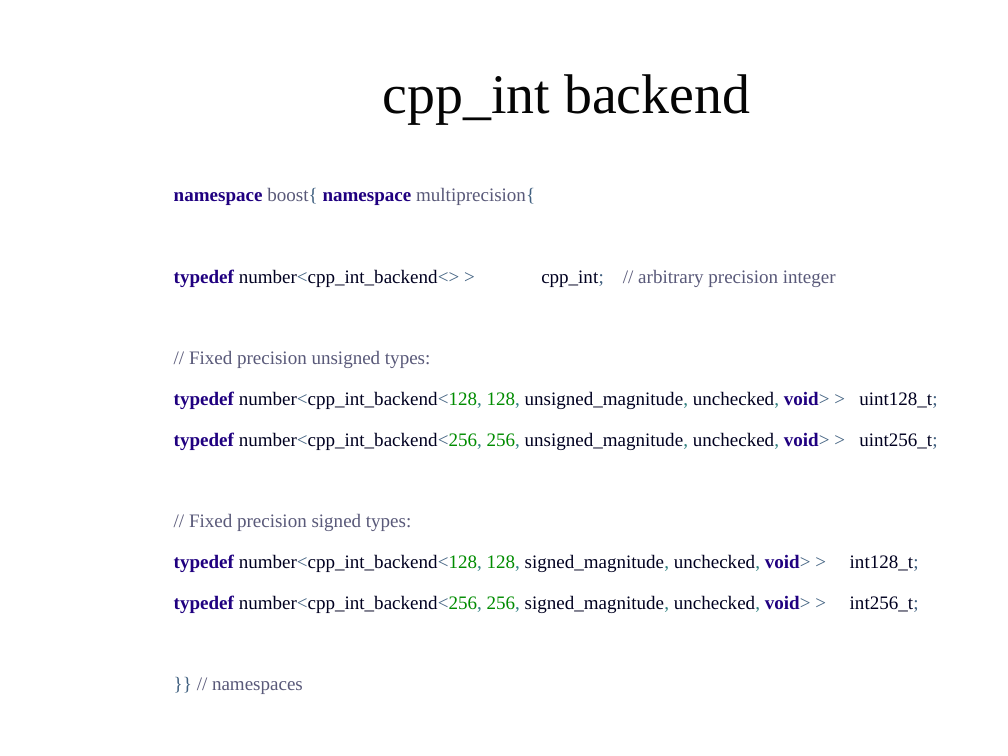
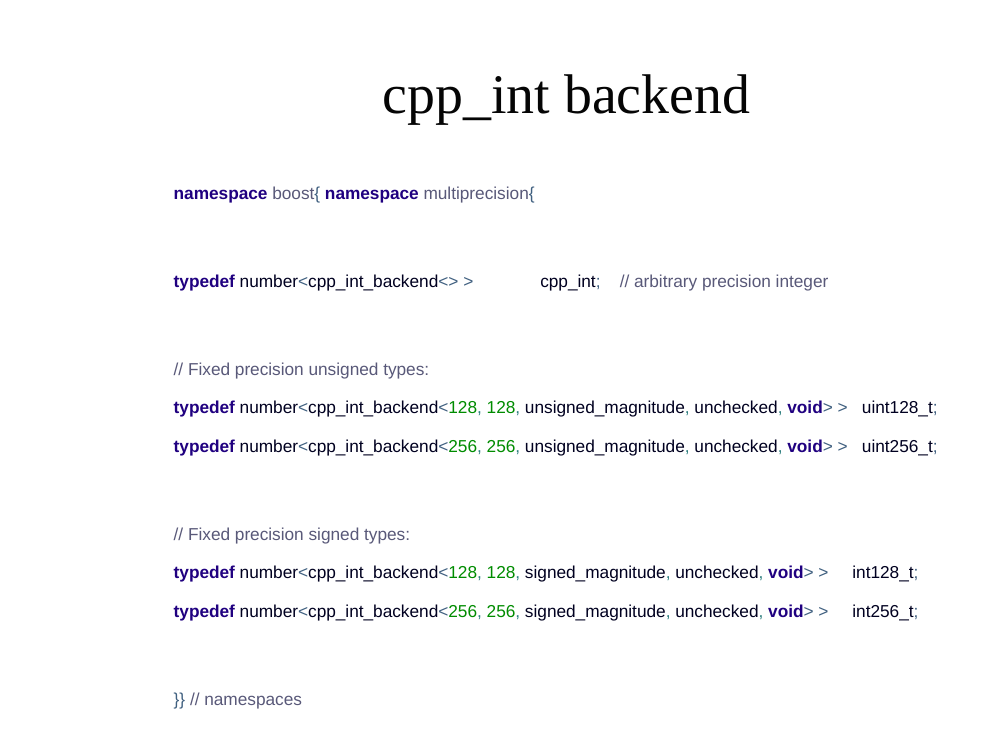
Before and after one commit to AntonBikineev/gmp_presentation_examples, a slide deck: slide 7 of GMPpresentation.odp (slide 5 before the commit). Drawn at 1008x756 pixels with LibreOffice and Linux fonts; fonts in the diff are those of the drawing; background and template pictures are left out. Boxes give left, top, right and bottom in pixels: in the first picture for what was removed or moved away, otherwise in the second. Text is boxed around its words. In the diff, an @@ line names an element or a change of style, - is before the commit and + after.

```diff
--- a/GMPpresentation.odp
+++ b/GMPpresentation.odp
@@ text "namespace boost{ namespace multiprecision{" at [174,186,938,621]: size 15 to 13.6 pt, font Times New Roman to Arial @@
```
Also in this commit, not shown: 3 other slides changed, 5 slides added, 1 other file.
